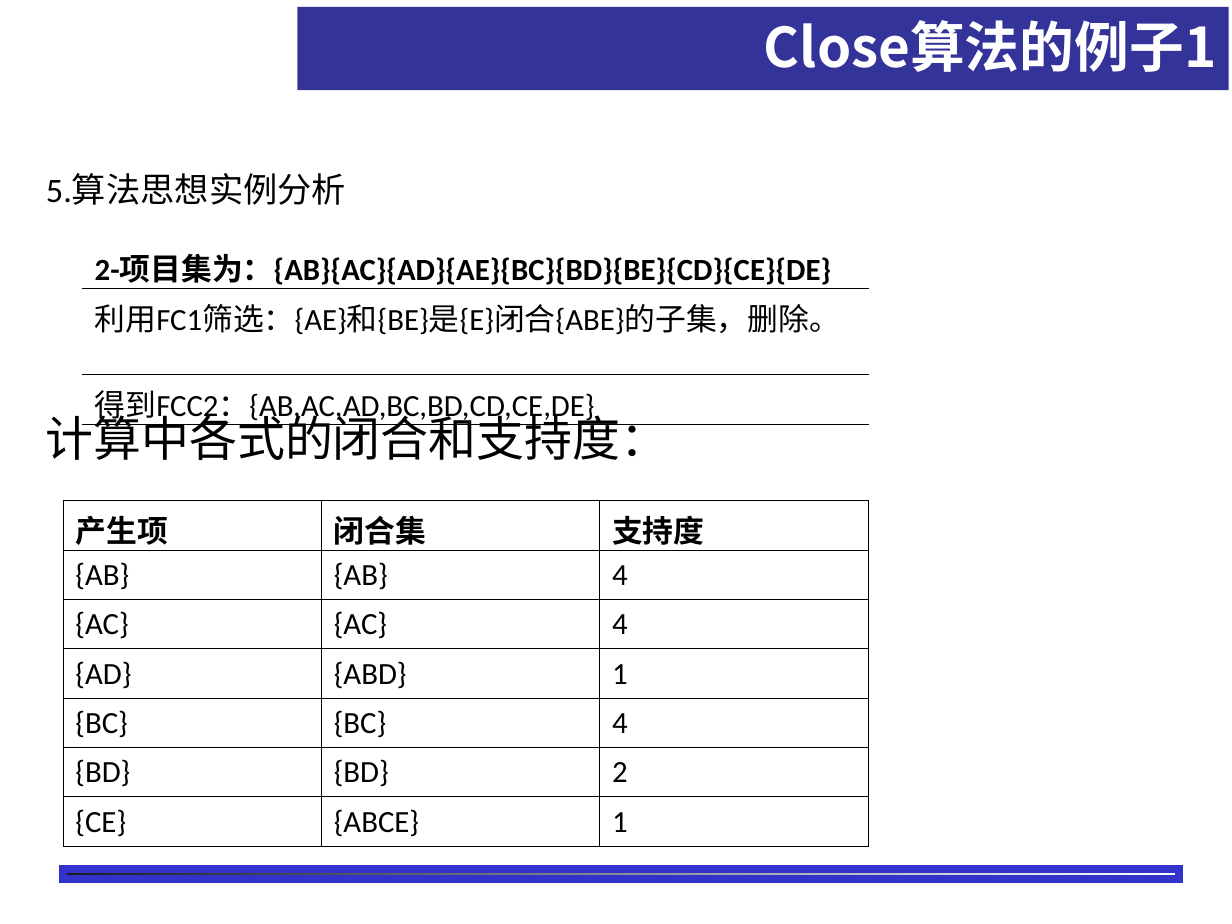
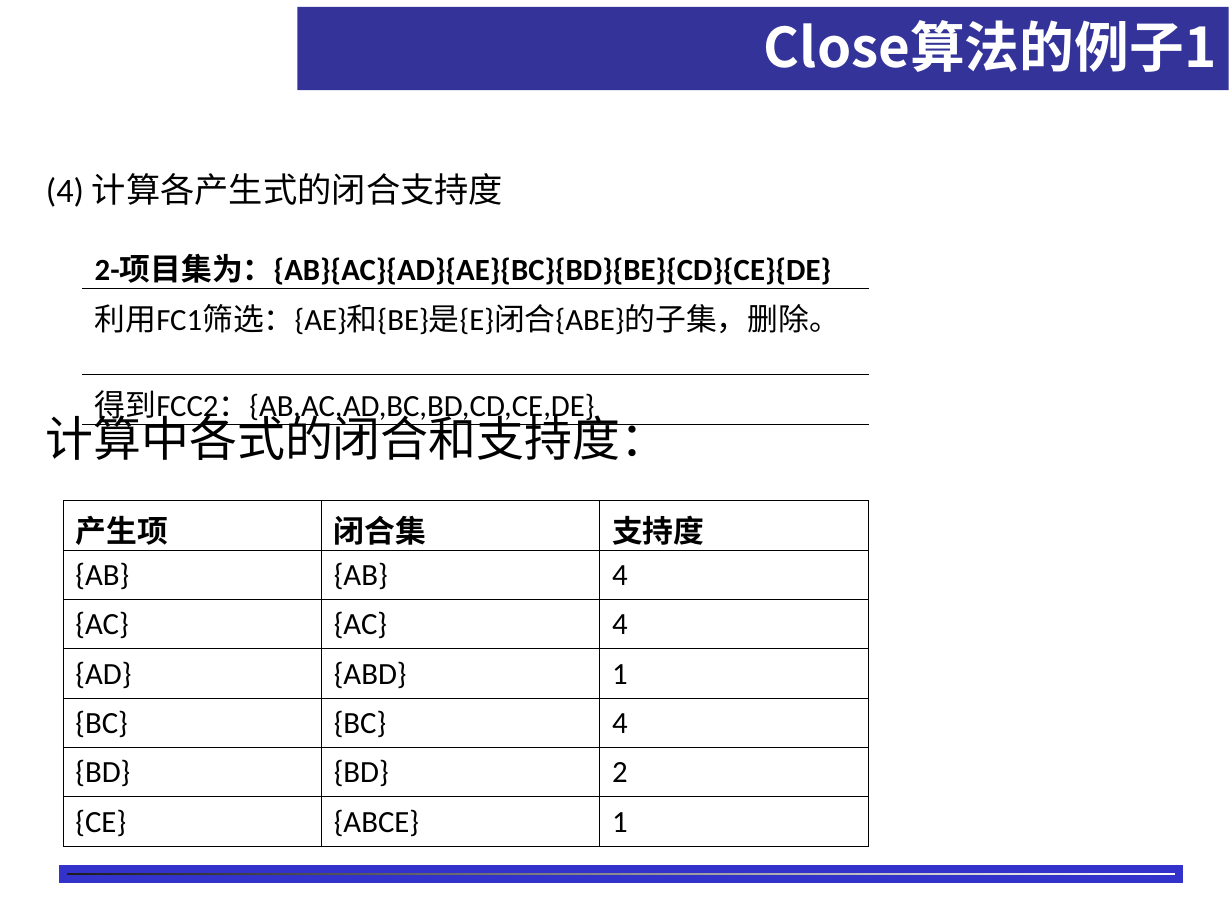
Before and after one commit to shfkuang/shfkuang.github.io, a slide deck: slide 18 of dm/ch3.2.ppt. Drawn at 1232x924 pixels with LibreOffice and Linux fonts; fonts in the diff are those of the drawing; background and template pictures are left out. Boxes give left, top, right and bottom in pixels: in the first picture for what was removed or moved away, otherwise in the second. Text is boxed around its words. In the diff, an @@ line names an element or a change of style, - is before the commit and + after.

```diff
--- a/dm/ch3.2.ppt
+++ b/dm/ch3.2.ppt
@@ text at <box>46,173,503,207</box>: text changed @@
-5.算法思想实例分析
+(4) 计算各产生式的闭合支持度
```
Also in this commit, not shown: 6 other slides changed, 2 slides added, 2 other files.
